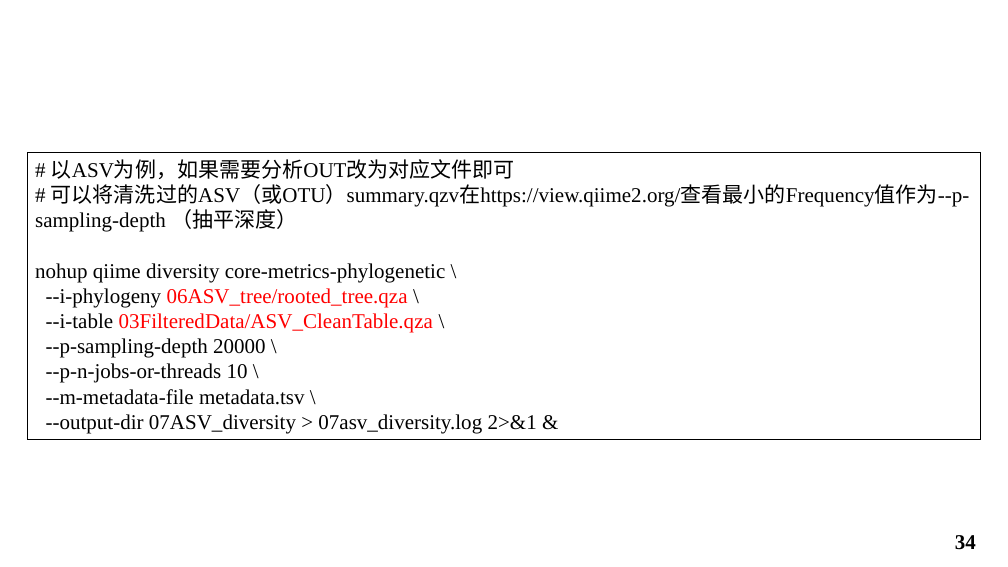
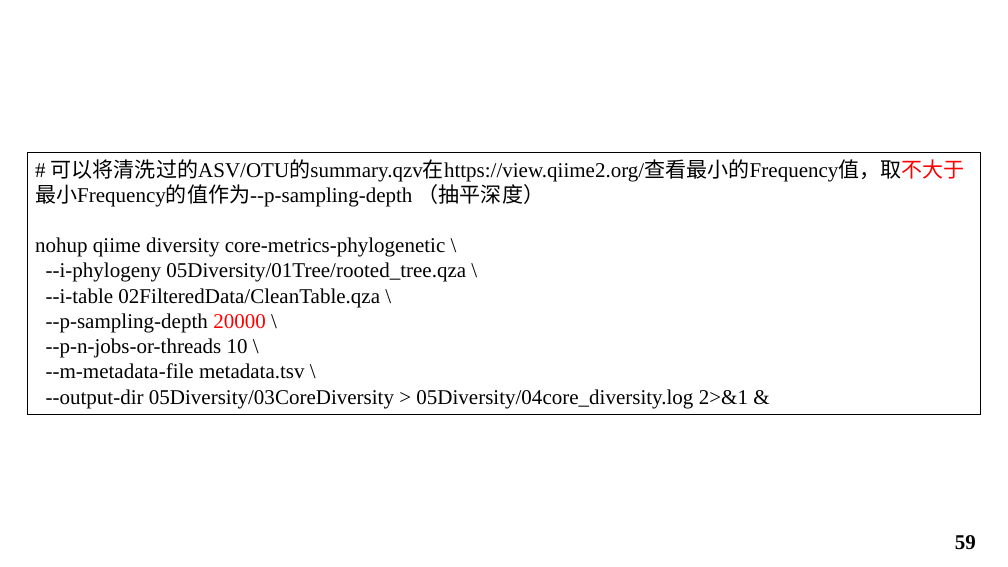
Before and after one commit to shueho/BioDataTools, a slide deck: slide 59 of Toy/16S.pptx (slide 34 before the commit). Drawn at 1008x567 pixels with LibreOffice and Linux fonts; fonts in the diff are those of the drawing; background and template pictures are left out. Boxes give left, top, right and bottom in pixels: in the first picture for what was removed or moved away, otherwise in the second. Text is boxed around its words. In the diff, an @@ line names an element or a change of style, - is before the commit and + after.

```diff
--- a/Toy/16S.pptx
+++ b/Toy/16S.pptx
@@ rectangle "# 可以将清洗过的ASV/OTU的summary.qzv在https://view.qiime2.org/查看最小的Fr ...": place and size @@
-rectangle "# 可以将清洗过的ASV/OTU的summary.qzv在https://view.qiime2.org/查看最小的Fr ..." at (28,153,981,440)
+rectangle "# 可以将清洗过的ASV/OTU的summary.qzv在https://view.qiime2.org/查看最小的Fr ..." at (28,153,981,415)
@@ text in rectangle at (35,159,965,207): text changed @@
-# 以ASV为例，如果需要分析OUT改为对应文件即可
-# 可以将清洗过的ASV（或OTU）summary.qzv在https://view.qiime2.org/查看最小的Frequency值作为--p-sampling-depth （抽平深度）
+# 可以将清洗过的ASV/OTU的summary.qzv在https://view.qiime2.org/查看最小的Frequency值，取不大于最小Frequency的值作为--p-sampling-depth （抽平深度）
@@ text in rectangle at (46,262,466,307): text changed; text colour #FF0000 to #000000 @@
---i-phylogeny 06ASV_tree/rooted_tree.qza \
---i-table 03FilteredData/ASV_CleanTable.qza \
+--i-phylogeny 05Diversity/01Tree/rooted_tree.qza \
+--i-table 02FilteredData/CleanTable.qza \
@@ text in rectangle at (46,313,266,333): text colour #000000 to #FF0000 in "20000" @@
@@ text in rectangle at (46,389,748,408): text changed @@
---output-dir 07ASV_diversity > 07asv_diversity.log 2>&1 &
+--output-dir 05Diversity/03CoreDiversity > 05Diversity/04core_diversity.log 2>&1 &
@@ page number at (955,535,976,550): text changed @@
-34
+59
```
Also in this commit, not shown: 50 other slides changed, 20 slides added, 13 slides removed.
